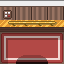
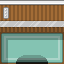
Before/after of a 64 × 64 layered artwork. What changed in the layer stack:
painted on "Button Panel" over [3, 7, 12, 19]
painted on "Wall" over [0, 3, 64, 32]
moved "Exit" above "Shadow" over [16, 55, 48, 64]
painted on "Rug" over [0, 32, 64, 64]
